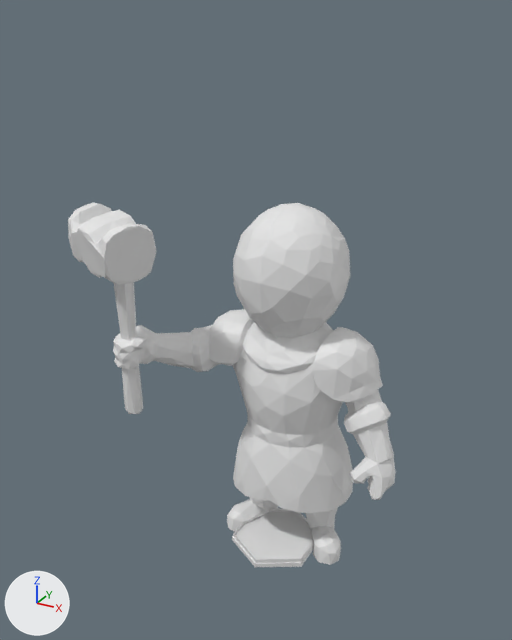
The OBJ model Models/Worker.obj: old version first, new version second.
The view is the same before and after, from a 50 mm camera at (57.3, -114.0, 109.7) aimed at (-5.8, 0.7, 52.3). The lights are fixed; the arrows at lower left show +X, +Y and +Z. Where no turn or scale is listed for an object, it has been applied to the vertices.

Objects in the first picture: 'Cylinder', 'geometry_0'.
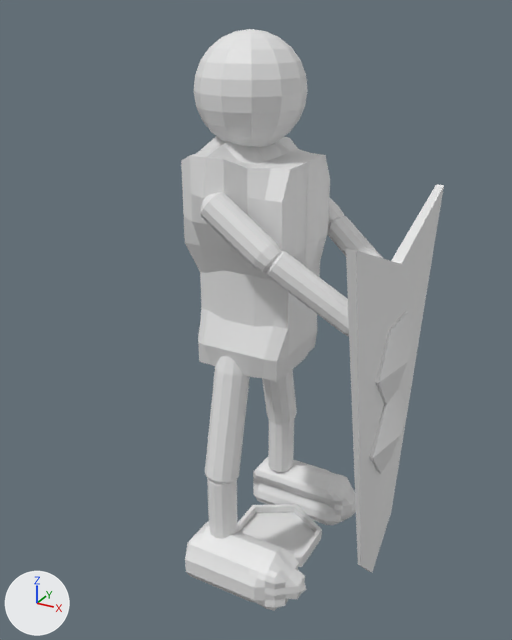
Commit message: Forgot to change Worker obj file from previous

Changed parts and their boxes (x1, y1, x2, y2) in the pictures (512 x 640 px):
'geometry_0', deleted: before (68, 203, 396, 565)
'Cube.002', added: after (181, 136, 330, 382)
'Cube.003', added: after (346, 185, 444, 572)
'Sphere', added: after (194, 29, 308, 147)
'Cube', added: after (185, 521, 307, 611)
'Cylinder', reshaped: before (232, 508, 314, 567); after (207, 478, 238, 539)
'Cube.001', added: after (253, 457, 356, 525)
'Cylinder.001', added: after (205, 356, 250, 485)
'Cylinder.005', added: after (201, 193, 282, 272)
'Cylinder.004', added: after (266, 251, 349, 336)
'Cylinder.008', added: after (239, 512, 321, 567)
'Cylinder.002', added: after (262, 370, 297, 424)
'Cylinder.003', added: after (268, 419, 294, 472)
'Cylinder.007', added: after (327, 216, 383, 258)
'Torus.001', added: after (237, 504, 322, 564)
'Cylinder.006', added: after (328, 198, 344, 225)

Patch to the scene script:
```diff
--- a/Models/Worker.obj.py
+++ b/Models/Worker.obj.py
@@ me_cylinder @@
-me_cylinder.from_pydata(...)  # 30 vertices, 26 faces; spans x -8.8..8.5, y -10.0..10.0, z -0.5..1.4
+me_cylinder.from_pydata(...)  # 72 vertices, 62 faces; spans x -9.3..-3.3, y -15.7..-9.7, z 7.6..25.7
+# me_cylinder part 1: the whole mesh is rebuilt
@@ ob_geometry_0 @@
-ob_geometry_0 = bpy.data.objects.new('geometry_0', me_geometry_0)
@@ ob_torus_001 @@
+ob_torus_001 = bpy.data.objects.new('Torus.001', me_torus_001)  # 36 vertices, 36 faces; spans x -9.1..8.7, y -10.3..10.3, z 0.5..2.2
+ob_torus_001.location = (0.0, 0.0, 0.0)
@@ ob_sphere @@
+ob_sphere = bpy.data.objects.new('Sphere', me_sphere)  # a UV sphere (12 segments, 12 rings, poles along z) spanning x -16.3..3.7, y -10.3..9.7, z 86.5..106.5
+ob_sphere.location = (0.0, 0.0, 0.0)
@@ ob_cylinder_008 @@
+ob_cylinder_008 = bpy.data.objects.new('Cylinder.008', me_cylinder_008)  # a 6-sided cylinder along z spanning x -8.7..8.7, y -10.0..10.0, z -0.5..0.5
+ob_cylinder_008.location = (0.0, 0.0, 0.0)
@@ ob_cylinder_007 @@
+ob_cylinder_007 = bpy.data.objects.new('Cylinder.007', me_cylinder_007)  # 72 vertices, 62 faces; spans x 3.6..22.3, y 6.6..15.3, z 58.0..72.6
+ob_cylinder_007.location = (0.0, 0.0, 0.0)
@@ ob_cylinder_006 @@
+ob_cylinder_006 = bpy.data.objects.new('Cylinder.006', me_cylinder_006)  # 72 vertices, 62 faces; spans x -8.11..6.86, y 10.53..16.12, z 68.89..81.44
+ob_cylinder_006.location = (0.0, 0.0, 0.0)
@@ ob_cylinder_005 @@
+ob_cylinder_005 = bpy.data.objects.new('Cylinder.005', me_cylinder_005)  # 72 vertices, 62 faces; spans x -8.11..6.86, y -16.63..-11.04, z 68.89..81.44
+ob_cylinder_005.location = (0.0, 0.0, 0.0)
@@ ob_cylinder_004 @@
+ob_cylinder_004 = bpy.data.objects.new('Cylinder.004', me_cylinder_004)  # 72 vertices, 62 faces; spans x 3.6..22.3, y -15.9..-7.1, z 58.0..72.6
+ob_cylinder_004.location = (0.0, 0.0, 0.0)
@@ ob_cylinder_003 @@
+ob_cylinder_003 = bpy.data.objects.new('Cylinder.003', me_cylinder_003)  # 72 vertices, 62 faces; spans x -9.3..-3.3, y 11.0..17.0, z 7.6..25.7
+ob_cylinder_003.location = (0.0, 0.0, 0.0)
@@ ob_cylinder_002 @@
+ob_cylinder_002 = bpy.data.objects.new('Cylinder.002', me_cylinder_002)  # 72 vertices, 62 faces; spans x -9.8..-2.8, y 5.6..17.5, z 20.5..50.5
+ob_cylinder_002.location = (0.0, 0.0, 0.0)
@@ ob_cylinder_001 @@
+ob_cylinder_001 = bpy.data.objects.new('Cylinder.001', me_cylinder_001)  # 72 vertices, 62 faces; spans x -9.8..-2.8, y -16.2..-4.3, z 20.5..50.5
+ob_cylinder_001.location = (0.0, 0.0, 0.0)
@@ ob_cube_003 @@
+ob_cube_003 = bpy.data.objects.new('Cube.003', me_cube_003)  # 42 vertices, 38 faces; spans x 20.8..25.4, y -22.0..24.6, z -1.2..78.0
+ob_cube_003.location = (0.0, 0.0, 0.0)
@@ ob_cube_002 @@
+ob_cube_002 = bpy.data.objects.new('Cube.002', me_cube_002)  # 266 vertices, 264 faces; spans x -16.8..6.3, y -14.0..13.8, z 45.2..88.8
+ob_cube_002.location = (0.0, 0.0, 0.0)
@@ ob_cube_001 @@
+ob_cube_001 = bpy.data.objects.new('Cube.001', me_cube_001)  # 338 vertices, 336 faces; spans x -13.8..13.8, y 10.4..20.7, z -1.7..9.9
+ob_cube_001.location = (0.0, 0.0, 0.0)
@@ ob_cube @@
+ob_cube = bpy.data.objects.new('Cube', me_cube)  # 338 vertices, 336 faces; spans x -13.8..13.8, y -20.1..-9.8, z -1.7..9.9
+ob_cube.location = (0.0, 0.0, 0.0)
```
